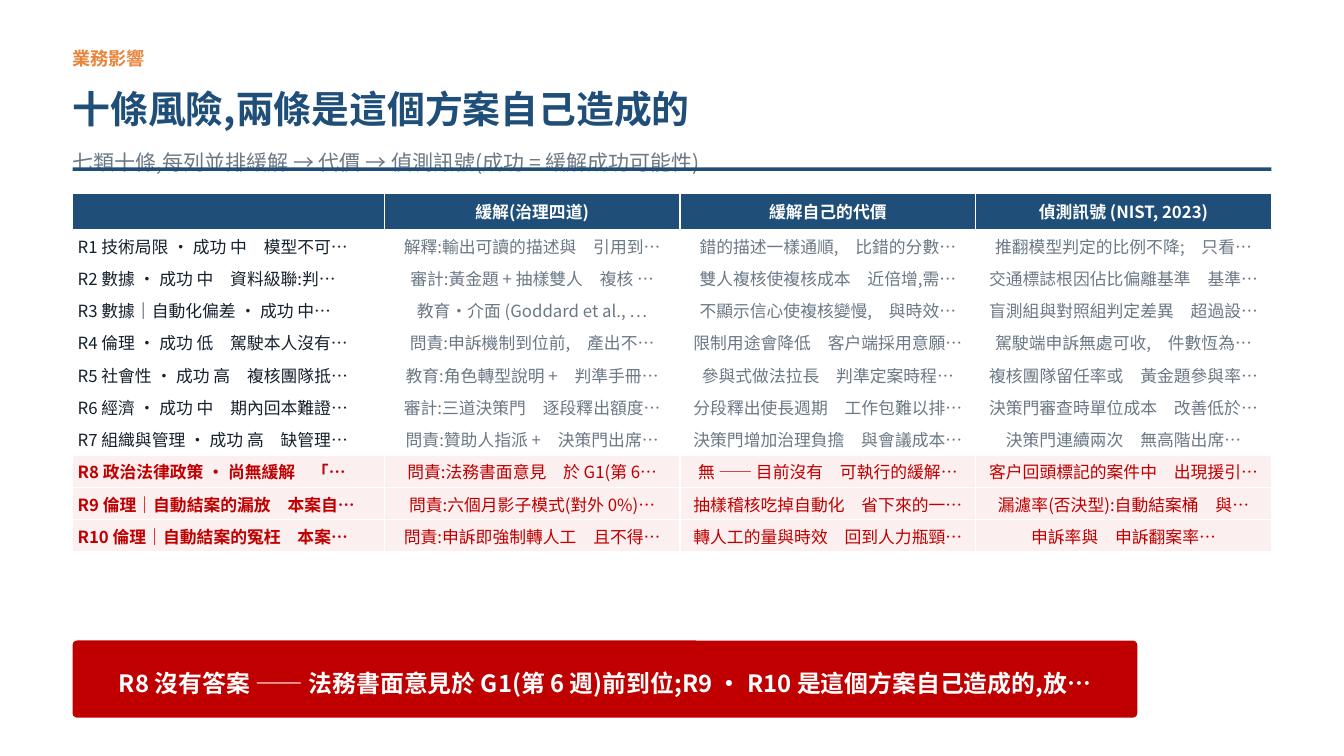
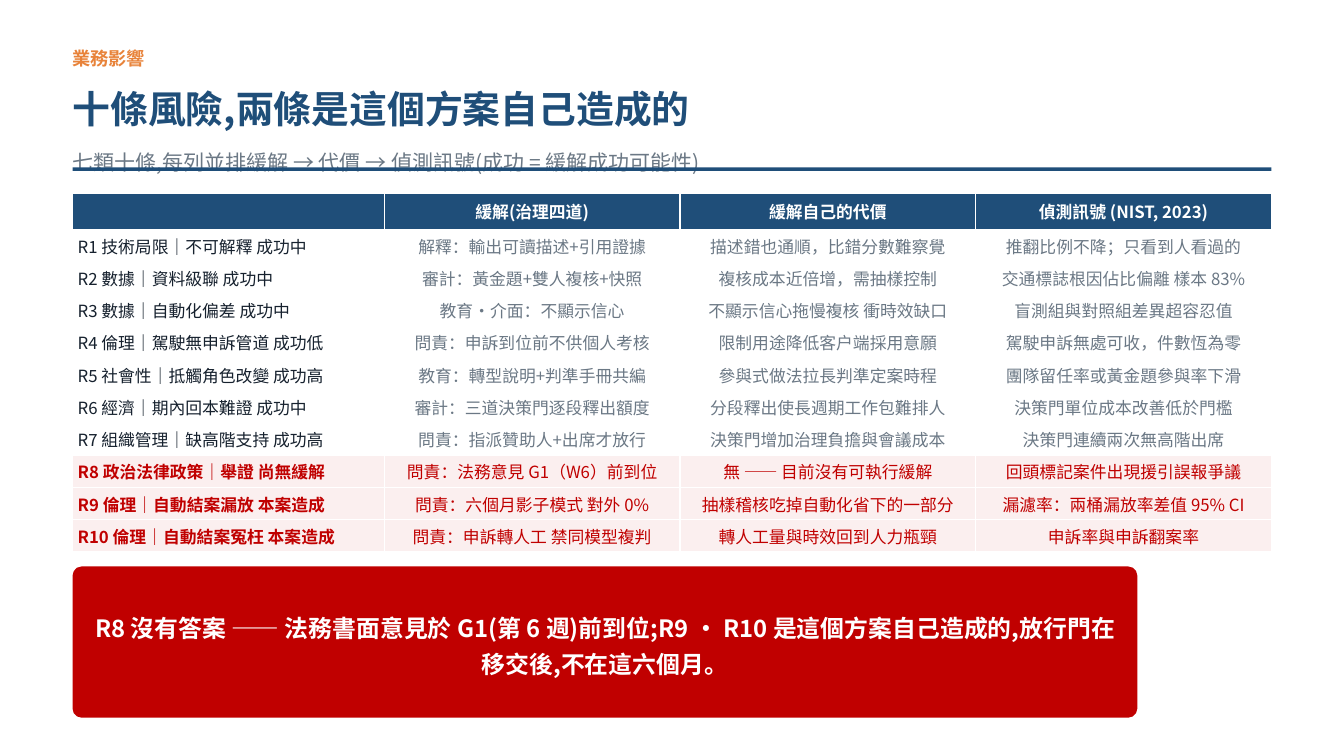
Before and after one commit to pokai-huang0828/UTS_workspace, a slide deck: slide 7 of Artificial Intelligence for Enterprises/Assessment3/Huang_26254793_421104_Assessment 3.pptx. Drawn at 1344x756 pixels with LibreOffice and Linux fonts; fonts in the diff are those of the drawing. Boxes give left, top, right and bottom in pixels: in the first picture for what was removed or moved away, otherwise in the second. Text is boxed around its words. In the diff, an @@ line names an element or a change of style, - is before the commit and + after.

```diff
--- a/Artificial Intelligence for Enterprises/Assessment3/Huang_26254793_421104_Assessment 3.pptx
+++ b/Artificial Intelligence for Enterprises/Assessment3/Huang_26254793_421104_Assessment 3.pptx
@@ table at (x1=73, y1=194, x2=1270, y2=553) @@
-row 2: R1 技術局限 · 成功 中 模型不可… | 解釋:輸出可讀的描述與 引用到… | 錯的描述一樣通順, 比錯的分數… | 推翻模型判定的比例不降; 只看…
+row 2: R1 技術局限｜不可解釋 成功中 | 解釋：輸出可讀描述+引用證據 | 描述錯也通順，比錯分數難察覺 | 推翻比例不降；只看到人看過的
-row 3: R2 數據 · 成功 中 資料級聯:判… | 審計:黃金題 + 抽樣雙人 複核 … | 雙人複核使複核成本 近倍增,需… | 交通標誌根因佔比偏離基準 基準…
+row 3: R2 數據｜資料級聯 成功中 | 審計：黃金題+雙人複核+快照 | 複核成本近倍增，需抽樣控制 | 交通標誌根因佔比偏離 樣本 83%
-row 4: R3 數據｜自動化偏差 · 成功 中… | 教育・介面 (Goddard et al., … | 不顯示信心使複核變慢, 與時效… | 盲測組與對照組判定差異 超過設…
+row 4: R3 數據｜自動化偏差 成功中 | 教育・介面：不顯示信心 | 不顯示信心拖慢複核 衝時效缺口 | 盲測組與對照組差異超容忍值
-row 5: R4 倫理 · 成功 低 駕駛本人沒有… | 問責:申訴機制到位前, 產出不… | 限制用途會降低 客戶端採用意願… | 駕駛端申訴無處可收, 件數恆為…
+row 5: R4 倫理｜駕駛無申訴管道 成功低 | 問責：申訴到位前不供個人考核 | 限制用途降低客戶端採用意願 | 駕駛申訴無處可收，件數恆為零
-row 6: R5 社會性 · 成功 高 複核團隊抵… | 教育:角色轉型說明 + 判準手冊… | 參與式做法拉長 判準定案時程… | 複核團隊留任率或 黃金題參與率…
+row 6: R5 社會性｜抵觸角色改變 成功高 | 教育：轉型說明+判準手冊共編 | 參與式做法拉長判準定案時程 | 團隊留任率或黃金題參與率下滑
-row 7: R6 經濟 · 成功 中 期內回本難證… | 審計:三道決策門 逐段釋出額度… | 分段釋出使長週期 工作包難以排… | 決策門審查時單位成本 改善低於…
+row 7: R6 經濟｜期內回本難證 成功中 | 審計：三道決策門逐段釋出額度 | 分段釋出使長週期工作包難排人 | 決策門單位成本改善低於門檻
-row 8: R7 組織與管理 · 成功 高 缺管理… | 問責:贊助人指派 + 決策門出席… | 決策門增加治理負擔 與會議成本… | 決策門連續兩次 無高階出席…
+row 8: R7 組織管理｜缺高階支持 成功高 | 問責：指派贊助人+出席才放行 | 決策門增加治理負擔與會議成本 | 決策門連續兩次無高階出席
-row 9: R8 政治法律政策 · 尚無緩解 「… | 問責:法務書面意見 於 G1(第 6… | 無 —— 目前沒有 可執行的緩解… | 客戶回頭標記的案件中 出現援引…
+row 9: R8 政治法律政策｜舉證 尚無緩解 | 問責：法務意見 G1（W6）前到位 | 無 —— 目前沒有可執行緩解 | 回頭標記案件出現援引誤報爭議
-row 10: R9 倫理｜自動結案的漏放 本案自… | 問責:六個月影子模式(對外 0%)… | 抽樣稽核吃掉自動化 省下來的一… | 漏濾率(否決型):自動結案桶 與…
+row 10: R9 倫理｜自動結案漏放 本案造成 | 問責：六個月影子模式 對外 0% | 抽樣稽核吃掉自動化省下的一部分 | 漏濾率：兩桶漏放率差值 95% CI
-row 11: R10 倫理｜自動結案的冤枉 本案… | 問責:申訴即強制轉人工 且不得… | 轉人工的量與時效 回到人力瓶頸… | 申訴率與 申訴翻案率…
+row 11: R10 倫理｜自動結案冤枉 本案造成 | 問責：申訴轉人工 禁同模型複判 | 轉人工量與時效回到人力瓶頸 | 申訴率與申訴翻案率
@@ rounded rectangle resized from (x1=73, y1=640, x2=1137, y2=718) to (x1=73, y1=567, x2=1137, y2=718) @@
@@ text at (x1=95, y1=616, x2=1115, y2=678): text changed @@
-R8 沒有答案 —— 法務書面意見於 G1(第 6 週)前到位;R9 · R10 是這個方案自己造成的,放…
+R8 沒有答案 —— 法務書面意見於 G1(第 6 週)前到位;R9 · R10 是這個方案自己造成的,放行門在移交後,不在這六個月。
```
Also in this commit, not shown: 8 other slides changed, 4 other files.
